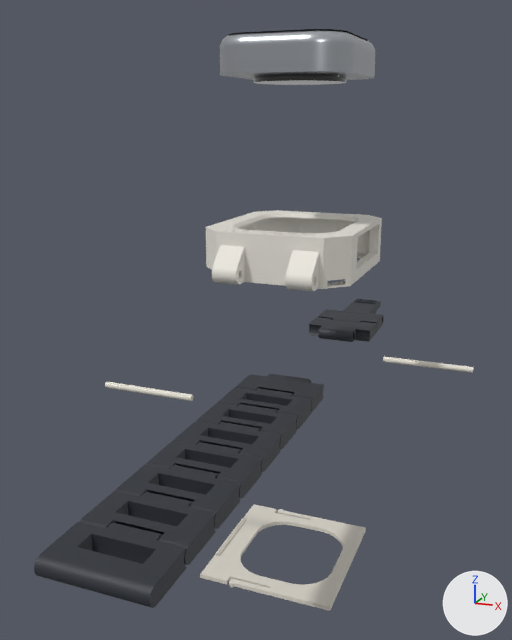
The Blender file demo-video/blender/ouranos_hero.blend, before and after one commit.
Rendered twice from a camera (50 mm lens) standing at (0.0613, -0.1853, 0.0733) and looking at (-0.0091, -0.0078, 0.019). Lighting does not change. The marker at lower right points along +X, +Y and +Z. The first picture is the older version.

In view in the first picture: 'backplate', 'band_a_0', 'band_a_1', 'band_b_0', 'band_b_1', 'band_b_2', 'band_b_3', 'band_b_4', 'band_b_5', 'band_b_6', 'band_b_7', 'hook', 'pin_a', 'pin_b', 'sensor', 'shell', 'watch' and 1 more.
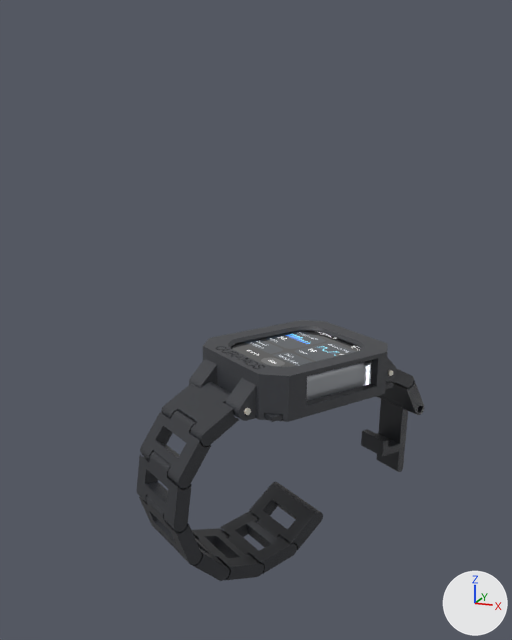
ob_ouranos_root is not drawn itself; it is the parent of ob_case.

Boxes (x1, y1, x2, y2) around the edits, measured in the pictures (512 x 640 px):
'shell', recoloured, turned, moved: before (206, 210, 382, 291); after (189, 320, 396, 422)
'band_b_7', turned, moved: before (34, 521, 187, 608); after (250, 482, 323, 550)
'watch', turned, moved: before (220, 30, 375, 80); after (307, 360, 372, 401)
'band_b_6', turned, moved: before (80, 490, 216, 565); after (221, 511, 297, 574)
'backplate', recoloured, turned, moved (mostly hidden afterwards): before (200, 504, 366, 611); after (264, 381, 393, 422)
'band_b_5', turned, moved: before (116, 464, 241, 529); after (192, 528, 264, 580)
'band_b_1', turned, moved: before (218, 387, 312, 429); after (140, 410, 211, 488)
'band_b_2', turned, moved: before (197, 403, 297, 449); after (137, 451, 192, 532)
'band_b_0', turned, moved: before (236, 374, 324, 412); after (161, 382, 239, 446)
'band_b_3', turned, moved: before (173, 421, 281, 472); after (139, 496, 202, 565)
'band_b_4', turned, moved: before (147, 441, 262, 499); after (160, 532, 230, 581)
'screen', turned, moved: before (227, 29, 369, 42); after (231, 331, 361, 367)
'hook', turned, moved: before (341, 299, 381, 314); after (361, 395, 408, 472)
'band_a_0', turned, moved: before (309, 317, 377, 342); after (391, 369, 414, 388)
'band_a_1', turned, moved: before (318, 309, 384, 333); after (376, 380, 424, 415)
'sensor', turned, moved (not visible afterwards): before (254, 74, 346, 85)
'pin_b', turned, moved: before (105, 382, 194, 401); after (244, 408, 251, 415)
'pin_a', turned, moved: before (383, 356, 474, 373); after (388, 370, 393, 376)

What changed in the scene script:
```text
Change mat_pla_shell:
    where n1 = _N.new('ShaderNodeBsdfPrincipled'); n1.name = 'Principled BSDF'
    n1.inputs[0].default_value: (0.831, 0.799, 0.73, 1.0) -> (0.0423, 0.0452, 0.0529, 1.0)  # 'Base Color', white #ebe7de -> 'Base Color', dark grey #3a3c41
Change mat_pla_plate:
    where n1 = _N.new('ShaderNodeBsdfPrincipled'); n1.name = 'Principled BSDF'
    n1.inputs[0].default_value: (0.716, 0.68, 0.604, 1.0) -> (0.0343, 0.0369, 0.0437, 1.0)  # 'Base Color', light grey #dcd7cc -> 'Base Color', dark grey #34363b
Change ob_ouranos_root:
    ob_ouranos_root.rotation_euler: (0.0, 0.0, 0.0) -> (0.0, 0.0, -0.593)  # degrees (0, 0, 0) -> degrees (0, 0, -34)
Change ob_shell:
    ob_shell.location: (0.0, 0.0, 0.0352) -> (0.0, 0.0, 0.0)
Change ob_backplate:
    ob_backplate.location: (0.0, 0.0, -0.0572) -> (0.0, 0.0, 0.0)
Change ob_watch:
    ob_watch.location: (0.0, 0.0, 0.0836) -> (0.0, 0.0, 0.0)
Change ob_sensor:
    ob_sensor.location: (0.0, 0.0, 0.0836) -> (0.0, 0.0, 0.0)
Change ob_pin_a:
    ob_pin_a.location: (0.0342, 0.0, 0.0) -> (0.0, 0.0, 0.0)
Change ob_pin_b:
    ob_pin_b.location: (-0.0342, 0.0, 0.0) -> (0.0, 0.0, 0.0)
Change ob_band_a_0:
    ob_band_a_0.location: (0.0, 0.0454, 0.00065) -> (0.0, 0.0255, 0.00065)
    ob_band_a_0.rotation_euler: (0.0, 0.0, 0.0) -> (-0.489, 0.0, 0.0)  # degrees (0, 0, 0) -> degrees (-28, 0, 0)
Change ob_band_a_1:
    ob_band_a_1.rotation_euler: (0.0, 0.0, 0.0) -> (-0.593, 0.0, 0.0)  # degrees (0, 0, 0) -> degrees (-34, 0, 0)
Change ob_hook:
    ob_hook.rotation_euler: (0.0, 0.0, 0.0) -> (-0.524, 0.0, 0.0)  # degrees (0, 0, 0) -> degrees (-30, 0, 0)
Change ob_band_b_0:
    ob_band_b_0.location: (0.0, -0.00545, 0.00065) -> (0.0, -0.0255, 0.00065)
    ob_band_b_0.rotation_euler: (0.0, 0.0, 0.0) -> (0.489, 0.0, 0.0)  # degrees (0, 0, 0) -> degrees (28, 0, 0)
Change ob_band_b_1:
    ob_band_b_1.rotation_euler: (0.0, 0.0, 0.0) -> (0.471, 0.0, 0.0)  # degrees (0, 0, 0) -> degrees (27, 0, 0)
Change ob_band_b_2:
    ob_band_b_2.rotation_euler: (0.0, 0.0, 0.0) -> (0.471, 0.0, 0.0)  # degrees (0, 0, 0) -> degrees (27, 0, 0)
Change ob_band_b_3:
    ob_band_b_3.rotation_euler: (0.0, 0.0, 0.0) -> (0.471, 0.0, 0.0)  # degrees (0, 0, 0) -> degrees (27, 0, 0)
Change ob_band_b_4:
    ob_band_b_4.rotation_euler: (0.0, 0.0, 0.0) -> (0.471, 0.0, 0.0)  # degrees (0, 0, 0) -> degrees (27, 0, 0)
Change ob_band_b_5:
    ob_band_b_5.rotation_euler: (0.0, 0.0, 0.0) -> (0.471, 0.0, 0.0)  # degrees (0, 0, 0) -> degrees (27, 0, 0)
Change ob_band_b_6:
    ob_band_b_6.rotation_euler: (0.0, 0.0, 0.0) -> (0.471, 0.0, 0.0)  # degrees (0, 0, 0) -> degrees (27, 0, 0)
Change ob_band_b_7:
    ob_band_b_7.rotation_euler: (0.0, 0.0, 0.0) -> (0.471, 0.0, 0.0)  # degrees (0, 0, 0) -> degrees (27, 0, 0)
```
